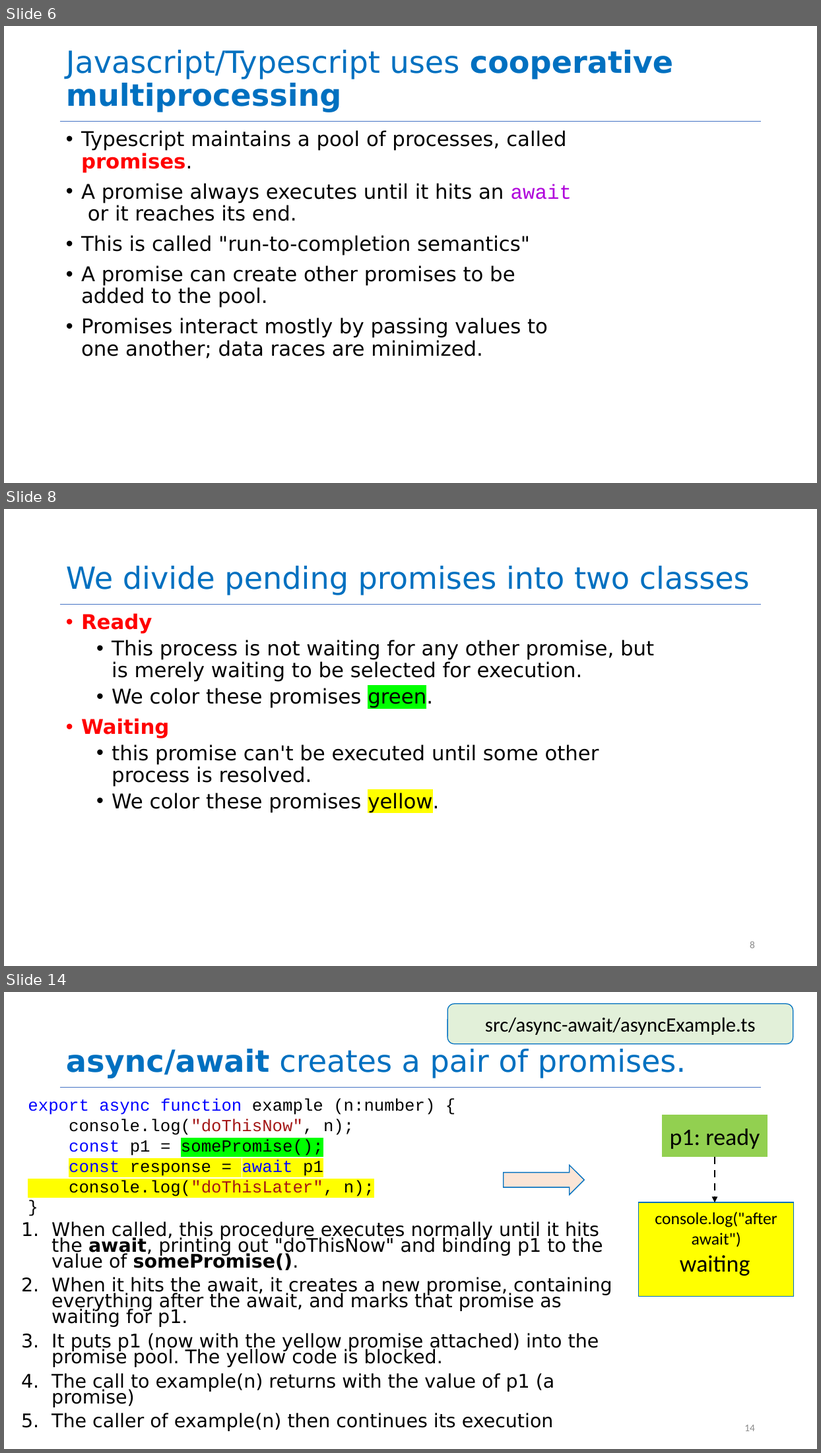
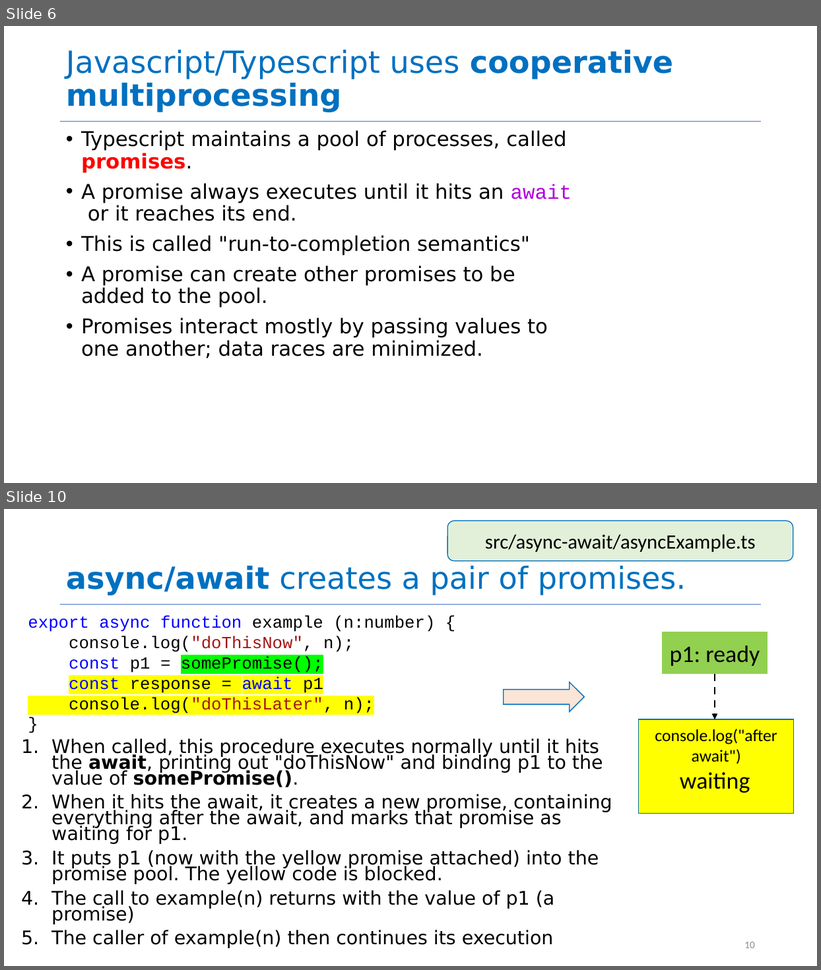
Before and after one commit to neu-se/CS4530-Fall-2024, a slide deck: Slides/Module 06 Concurrency Patterns in Typescript.pptx. Shown one above the other, each under a label of ours: slides 6, 8 and 14 before the commit, slides 6 and 10 after it; the slides between them are not shown. The pictures are 821x1453 and 821x970 pixels, drawn with LibreOffice and Linux fonts; fonts in the diff are those of the drawing. Boxes give left, top, right and bottom in pixels: in the first picture for what was removed or moved away, otherwise in the second. Text is boxed around its words. In the diff, an @@ line names an element or a change of style, - is before the commit and + after.

Commit message:
removed slides 8-11 and added new graphics to add webAPI and message queue

```diff
--- a/Slides/Module 06 Concurrency Patterns in Typescript.pptx
+++ b/Slides/Module 06 Concurrency Patterns in Typescript.pptx
@@ slide 8 removed at [4,509,817,966], background #FFFFFF; not listed: 1 template element that a slide beside it also shows @@
@@ title removed at [66,566,750,595] @@
-We divide pending promises into two classes
@@ text removed at [81,613,654,813] @@
-• Ready
-  • This process is not waiting for any other promise, but is merely waiting to be selected for execution.
-  • We color these promises green.
-• Waiting
-  • this promise can't be executed until some other process is resolved.
-  • We color these promises yellow.
@@ page number removed at [750,941,755,949] @@
-8
@@ what was slide 14 is now slide 10 @@
@@ page number at [745,942,755,949]: text changed @@
-14
+10
```
Also in this commit, not shown: 7 slides changed, 3 slides added, 4 other slides removed, 1 other file.
